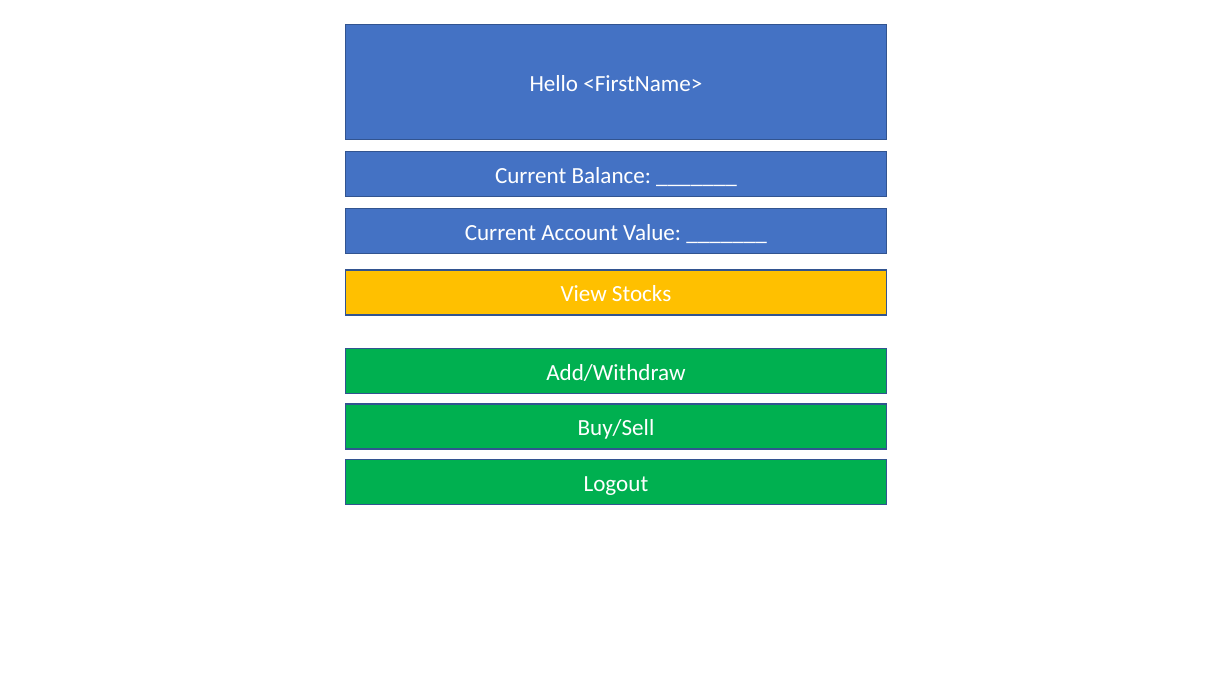
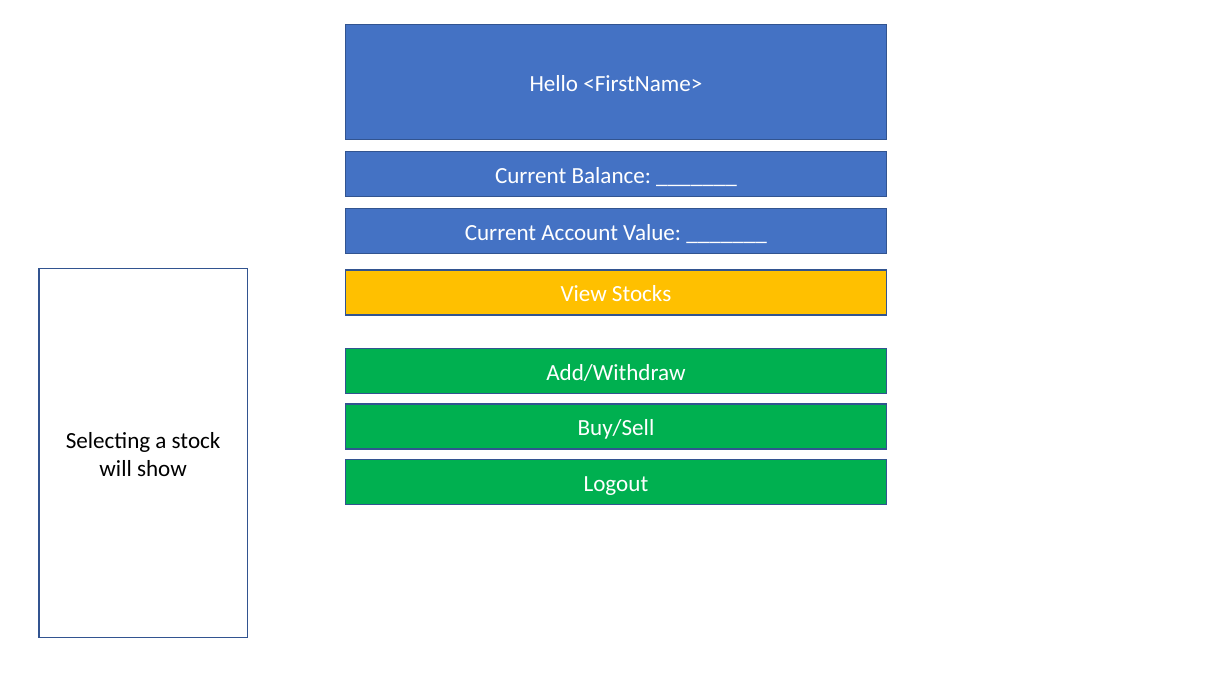
Before and after one commit to klin2391/611FinalProject, a slide deck: slide 7 of ProposedFlow.pptx. Drawn at 1232x693 pixels with LibreOffice and Linux fonts; fonts in the diff are those of the drawing. Boxes give left, top, right and bottom in pixels: in the first picture for what was removed or moved away, otherwise in the second. Text is boxed around its words. In the diff, an @@ line names an element or a change of style, - is before the commit and + after.

```diff
--- a/ProposedFlow.pptx
+++ b/ProposedFlow.pptx
@@ rectangle added at bbox=[39, 269, 247, 638], outline #325491 1 pt, 18 pt, text #000000 @@
+Selecting a stock will show
```
Also in this commit, not shown: 8 other slides changed, 39 other files.
